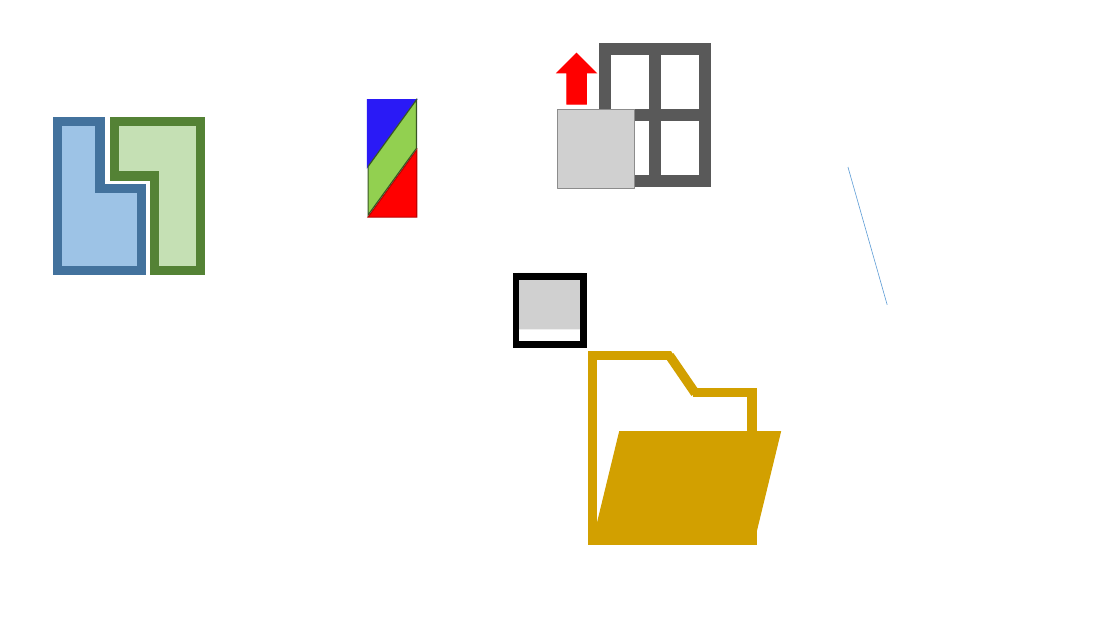
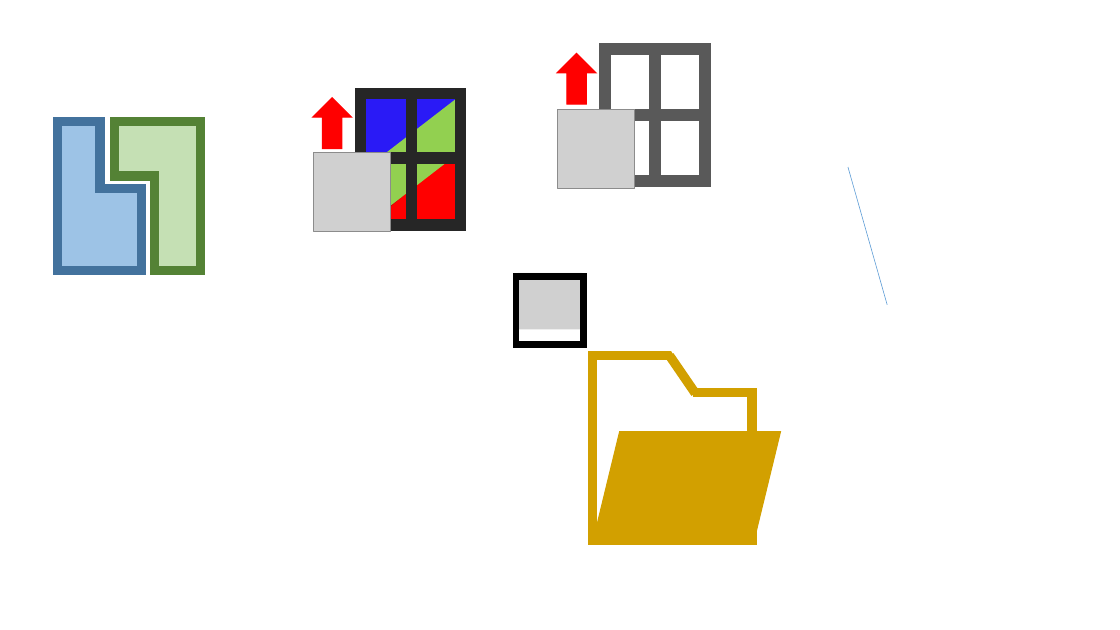
Before and after one commit to luchete80/fluxsol, a slide deck: slide 2 of FluxSol-CAE/Icons/Icons.pptx. Drawn at 1120x630 pixels with LibreOffice and Linux fonts; fonts in the diff are those of the drawing; grey boxes stand for pictures. Boxes give left, top, right and bottom in pixels: in the first picture for what was removed or moved away, otherwise in the second. Text is boxed around its words. In the diff, an @@ line names an element or a change of style, - is before the commit and + after.

```diff
--- a/FluxSol-CAE/Icons/Icons.pptx
+++ b/FluxSol-CAE/Icons/Icons.pptx
@@ up arrow added at [313, 97, 352, 148], fill #FF0000, outline #FF0000 1 pt @@
@@ rectangle added at [360, 93, 460, 225], outline #262626 10 pt @@
@@ triangle: place and size @@
-triangle at [368, 100, 417, 167]
+triangle at [366, 100, 455, 167]
@@ parallelogram: place and size @@
-parallelogram at [368, 100, 416, 216]
+parallelogram at [368, 99, 456, 223]
@@ parallelogram at [368, 99, 456, 223]: outline #385723 1 pt to none; proportions changed @@
@@ line added from (412, 92) to (412, 223), #262626 10 pt @@
@@ triangle: place and size @@
-triangle at [368, 150, 417, 217]
+triangle at [371, 149, 456, 223]
@@ picture added at [313, 152, 391, 231] @@
@@ line added from (461, 158) to (361, 158), #262626 10 pt @@
```
Also in this commit, not shown: 15 other files.
